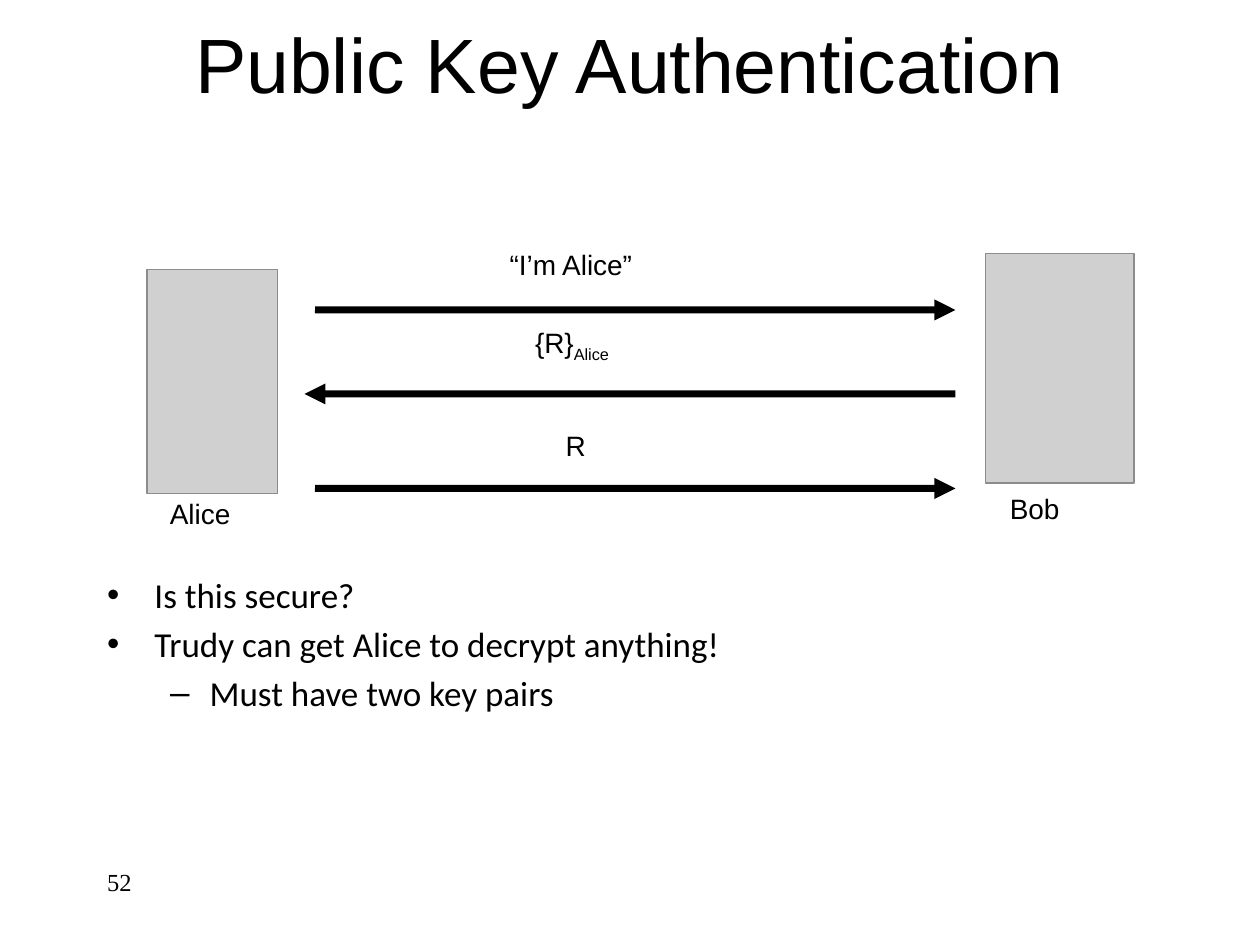
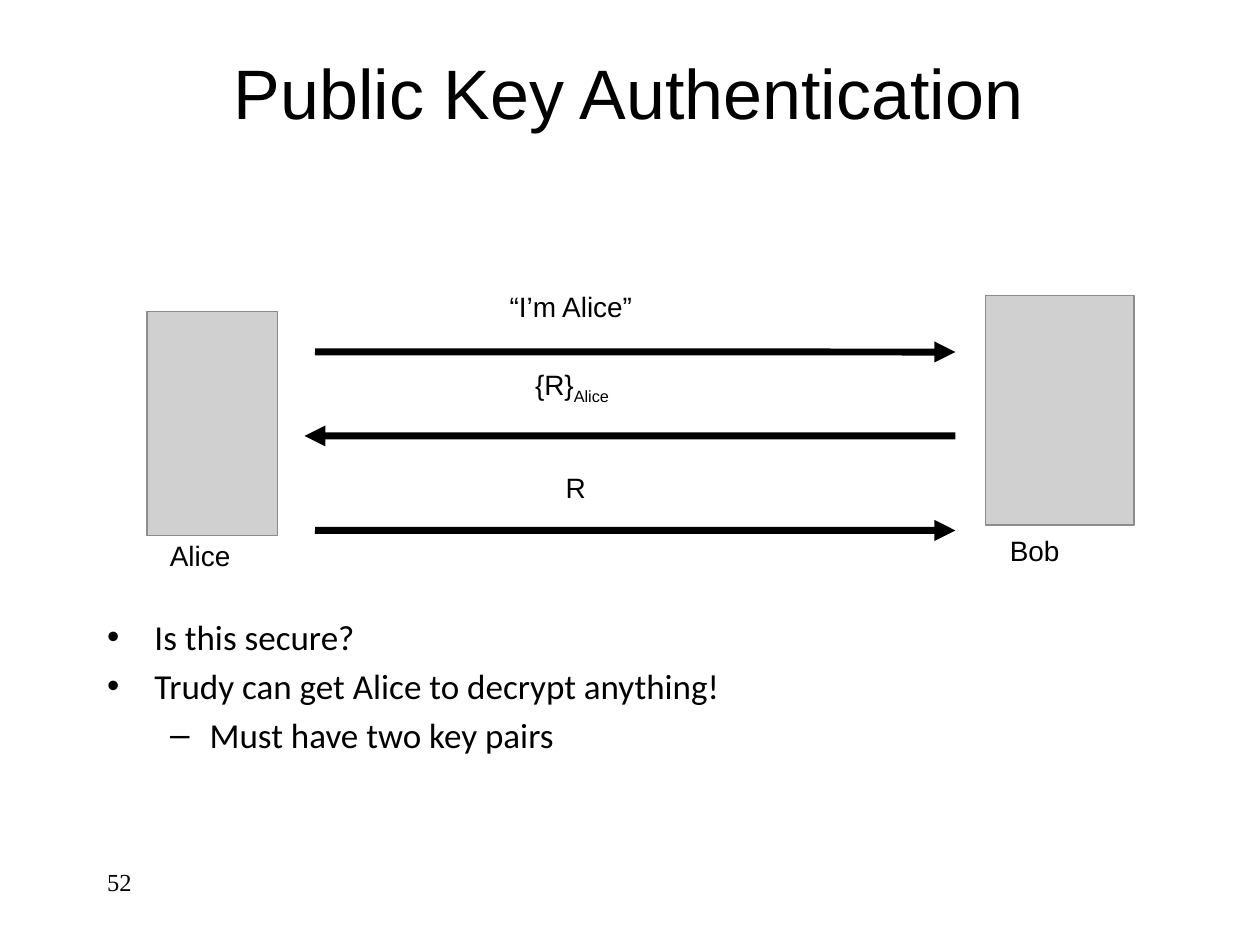
Before and after one commit to jlmucb/class_notes, a slide deck: slide 52 of BerkeleyClass/CS290Spring2013/Lectures/Cryptoclass9.pptx. Drawn at 1260x945 pixels with LibreOffice and Linux fonts; fonts in the diff are those of the drawing; grey boxes stand for pictures. Boxes give left, top, right and bottom in pixels: in the first picture for what was removed or moved away, otherwise in the second. Text is boxed around its words. In the diff, an @@ line names an element or a change of style, - is before the commit and + after.

Commit message:
FOrmatting

```diff
--- a/BerkeleyClass/CS290Spring2013/Lectures/Cryptoclass9.pptx
+++ b/BerkeleyClass/CS290Spring2013/Lectures/Cryptoclass9.pptx
@@ title "Public Key Authentication": place and size @@
-title "Public Key Authentication" at (195,37,1064,108)
+title "Public Key Authentication" at (234,68,1023,132)
@@ title "Public Key Authentication" at (234,68,1023,132): size 44 to 40 pt @@
@@ picture: place and size @@
-picture at (985,253,1134,483)
+picture at (985,296,1134,525)
@@ text "Alice": place and size @@
-text "Alice" at (170,503,230,525)
+text "Alice" at (170,545,230,567)
@@ 5 texts, 3 arrows, 1 picture: place and size @@
-5 texts, 3 arrows, 1 picture at (147,254,1060,712)
+5 texts, 3 arrows, 1 picture at (147,296,1060,754)
```
Also in this commit, not shown: 28 other slides changed.
